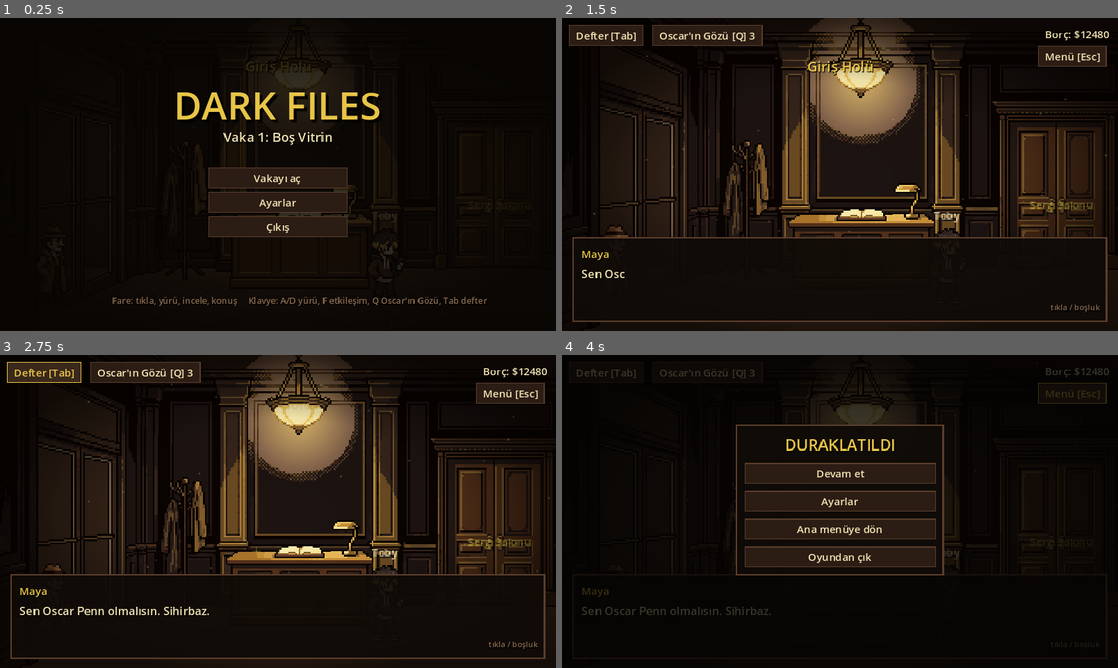
Above: before the commit, frames 1-4 (two rows, left to right).
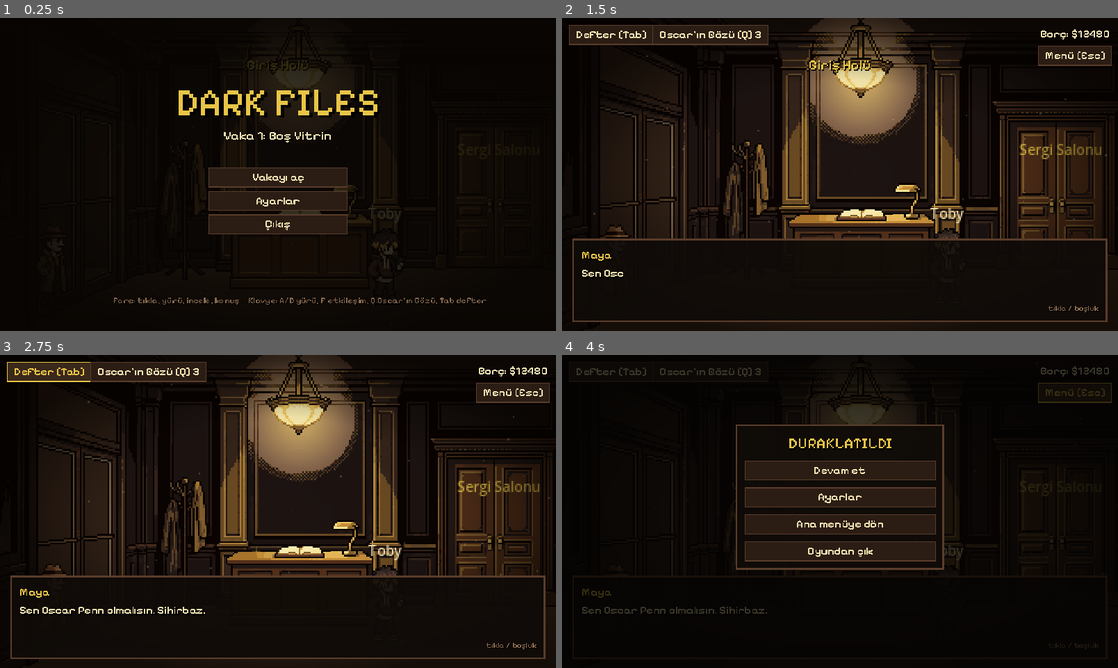
Above: after the commit, the same moments.

Repository: beratakkuloglu/darkfiles
Game: Godot game, scene res://scenes/main.tscn
Two runs of this game, one before a commit and one after it. Both use one fixed random seed, a clock stepped at 60 frames per second and the inputs below.
Inputs (mouse positions are in pixels of both pictures, inside the frame that each line leads up to):
- Up to frame 1 (0.25 s): no input
- Up to frame 2 (1.5 s): click "Vakayı aç" at 0.5 s; tap Enter at 1.25 s; move the mouse to (962, 158) at 1.27 s; hold Right (ui_right) from 1.28 s (still down); tap F at 1.35 s; click (962, 158) at 1.42 s
- Up to frame 3 (2.75 s): tap Space at 1.52 s; release Right (ui_right) at 2 s; click "Defter [Tab]" at 2 s
- Up to frame 4 (4 s): click "Oscar'ın Gözü [Q] 3" at 2.75 s; click "Menü [Esc]" at 3.5 s

The runs differ from the first frame. In frame 1, 4.5% of the frame differs, in the area x 20-91%, y 13-92%; in frame 2, 3.3%; in frame 3, 3.4%; in frame 4, 7.4%, in the area x 2-99%, y 3-94%.

Commit message:
Test geri bildirimi: piksel yazı tipi, kanıt tahtası adı, karakter ölçeği ve yönü
- Arayüz yazı tipi Pixelify Sans (OFL), kalın ve okunur.
- 'Dedüksiyon tahtası' adı 'Kanıt tahtası' oldu.
- Kanıt gösterirken o kişiyle ilgili kanıtlar başta, sarı ve parlıyor.
- Kapı tıklama alanları ve yazıları çizimdeki kapı boyutunda, yazı kapının üstünde.
- Mekan başına char_scale: güvenlik odasında karakterler 2 kat.
- Konuşurken Oscar ve kişi birbirine dönüyor; kişilere yaklaşırken
  dibine girmeden duruluyor, etkileşim alanı daha geniş.
- Otoparkta zemin arabanın önüne alındı (araba üstünden yürüme hatası).
- Fincan ve anahtardaki kapalı beyaz boşluklar temizlendi.

Co-Authored-By: Claude Opus 5.5 <noreply@anthropic.com>
Claude-Session: https://claude.ai/code/session_01P7wvy34492GasLgDgVuAX2

Diff:
--- a/data/case1.json
+++ b/data/case1.json
@@ -29,15 +29,15 @@
   ],
   [
    "",
-   "Tıkla: yürü. Sarı nesneler: incele. Kişiler: konuş. Defter: ipuçları ve dedüksiyon tahtası. Oscar'ın Gözü: gizli ayrıntılar (mekan başına 3 kez)."
+   "Tıkla: yürü. Parlayan noktalar: incele. Kişiler: konuş. Defter: ipuçları ve kanıt tahtası. Oscar'ın Gözü: gizli ayrıntılar (mekan başına 3 kez)."
   ],
   [
    "",
-   "İpuçlarını topladıkça Defter > Dedüksiyon tahtası ile ikişer ikişer bağla. Dört ana sonuç bulunca SUÇLA butonu açılır. Takılırsan defterde 'Maya'ya sor' var."
+   "İpuçlarını topladıkça Defter > Kanıt tahtası ile ikişer ikişer bağla. Dört ana sonuç bulunca SUÇLA butonu açılır. Takılırsan defterde 'Maya'ya sor' var."
   ],
   [
    "",
-   "Klavye: A/D yürü, E etkileşim, Q Oscar'ın Gözü, Tab defter."
+   "Klavye: A/D yürü, F etkileşim, Q Oscar'ın Gözü, Tab defter."
   ]
  ],
  "wrong_quips": [
@@ -114,7 +114,9 @@
      "type": "door",
      "to": "salon",
      "x": 287,
-     "spawn_x": 52
+     "spawn_x": 52,
+     "w": 40,
+     "h": 85
     }
    ],
    "floor_y": 172
@@ -165,7 +167,9 @@
      "type": "door",
      "to": "hol",
      "x": 28,
-     "spawn_x": 265
+     "spawn_x": 265,
+     "w": 24,
+     "h": 105
     },
     {
      "type": "clue",
@@ -210,7 +214,9 @@
      "type": "door",
      "to": "guvenlik",
      "x": 292,
-     "spawn_x": 60
+     "spawn_x": 60,
+     "w": 24,
+     "h": 90
     }
    ],
    "floor_y": 172
@@ -247,7 +253,9 @@
      "type": "door",
      "to": "salon",
      "x": 33,
-     "spawn_x": 270
+     "spawn_x": 270,
+     "w": 40,
+     "h": 137
     },
     {
      "type": "clue",
@@ -284,10 +292,13 @@
      "x": 315,
      "spawn_x": 35,
      "requires_flag": "ofis_acik",
-     "locked_text": "Müdürün ofisi kilitli. Anahtar Gus'ta. Önce onu biraz konuşturmam lazım."
-    }
-   ],
-   "floor_y": 180
+     "locked_text": "Müdürün ofisi kilitli. Anahtar Gus'ta. Önce onu biraz konuşturmam lazım.",
+     "w": 36,
+     "h": 137
+    }
+   ],
+   "floor_y": 180,
+   "char_scale": 2.0
   },
   "ofis": {
    "name": "Müdürün Ofisi",
@@ -335,7 +346,9 @@
      "type": "door",
      "to": "guvenlik",
      "x": 12,
-     "spawn_x": 290
+     "spawn_x": 290,
+     "w": 20,
+     "h": 60
     },
     {
      "type": "clue",
@@ -388,7 +401,9 @@
      "x": 256,
      "spawn_x": 62,
      "requires_flag": "depo_acik",
-     "locked_text": "Bodrum kapısı. Neden ineyim ki? Henüz bir sebebim yok."
+     "locked_text": "Bodrum kapısı. Neden ineyim ki? Henüz bir sebebim yok.",
+     "w": 40,
+     "h": 105
     },
     {
      "type": "door",
@@ -396,7 +411,9 @@
      "x": 320,
      "spawn_x": 86,
      "requires_flag": "otopark_acik",
-     "locked_text": "Otopark. Harold'ın arabası orada ama anahtarı bende değil."
+     "locked_text": "Otopark. Harold'ın arabası orada ama anahtarı bende değil.",
+     "w": 30,
+     "h": 105
     }
    ],
    "floor_y": 172
@@ -433,7 +450,9 @@
      "type": "door",
      "to": "ofis",
      "x": 45,
-     "spawn_x": 250
+     "spawn_x": 250,
+     "w": 34,
+     "h": 100
     },
     {
      "type": "clue",
@@ -510,7 +529,10 @@
      "type": "door",
      "to": "ofis",
      "x": 66,
-     "spawn_x": 300
+     "spawn_x": 300,
+     "w": 28,
+     "h": 50,
+     "y": 28
     },
     {
      "type": "npc",
@@ -523,7 +545,7 @@
      "type": "clue",
      "id": "fatura",
      "x": 200,
-     "y": 17,
+     "y": 43,
      "w": 10,
      "h": 5
     },
@@ -531,13 +553,13 @@
      "type": "clue",
      "id": "kartvizit",
      "x": 248,
-     "y": 12,
+     "y": 38,
      "w": 8,
      "h": 5
     }
    ],
    "rain": true,
-   "floor_y": 140
+   "floor_y": 166
   }
  },
  "clues": {
--- a/scripts/main.gd
+++ b/scripts/main.gd
@@ -32,6 +32,7 @@
 var room_w: float = 320.0
 var floor_y: float = DEFAULT_FLOOR_Y
 var room_h: float = WORLD_H
+var char_scale: float = 1.0   # mekanda "char_scale": yakın çekim mekanlarda karakterleri büyütür
 var flags: Dictionary = {}
 var clues: Dictionary = {}
 var lab_done: Dictionary = {}
@@ -261,9 +262,21 @@
 	layer.add_child(dust)
 
 
+## Piksel yazı tipi (Pixelify Sans, OFL lisanslı, Türkçe karakterli); yoksa Godot'un varsayılanı.
+func _ui_font() -> Font:
+	var p := "res://fonts/PixelifySans-Medium.ttf"
+	if not ResourceLoader.exists(p):
+		return null
+	var f: FontFile = load(p)
+	f.antialiasing = TextServer.FONT_ANTIALIASING_NONE
+	f.hinting = TextServer.HINTING_NONE
+	return f
+
+
 func _make_theme() -> Theme:
 	var th := Theme.new()
-	th.default_font_size = 12
+	th.default_font = _ui_font()
+	th.default_font_size = 13
 
 	var panel := StyleBoxFlat.new()
 	panel.bg_color = Color(0.06, 0.043, 0.03, 0.94)
@@ -459,7 +472,7 @@
 			open_inspect(sel, func(): notebook_info.text = _clue_text(sel)))
 	right.add_child(notebook_inspect_btn)
 	link_button = Button.new()
-	link_button.text = "Dedüksiyon tahtası: iki ipucunu bağla"
+	link_button.text = "Kanıt tahtası: iki ipucunu bağla"
 	link_button.pressed.connect(_start_link)
 	right.add_child(link_button)
 	accuse_button = Button.new()
@@ -645,6 +658,10 @@
 	var r: Dictionary = data["rooms"][id]
 	room_w = float(r["width"])
 	floor_y = float(r.get("floor_y", DEFAULT_FLOOR_Y))
+	char_scale = float(r.get("char_scale", 1.0))
+	if player_sprite:
+		player_sprite.pivot_offset = Vector2(player_sprite.size.x / 2.0, player_sprite.size.y)
+		player_sprite.scale = Vector2(char_scale, char_scale)
 	var bg_tex := _art("rooms/" + id)
 	room_h = WORLD_H
 	if bg_tex:
@@ -725,8 +742,8 @@
 			label_text = str(data["dialogues"][o["dialogue"]]["name"])
 		"door":
 			art_key = str(o.get("art", "door"))
-			w = 24.0
-			h = 54.0
+			w = float(o.get("w", 24))
+			h = float(o.get("h", 54))
 			col = C_DARK
 			label_text = str(data["rooms"][o["to"]]["name"])
 	var tex := _art(art_key)
@@ -751,6 +768,9 @@
 				_child_rect(n, Vector2(-2, 0), Vector2(2, h), C_BROWN)
 				_child_rect(n, Vector2(w, 0), Vector2(2, h), C_BROWN)
 				_child_rect(n, Vector2(w - 6, h / 2.0), Vector2(2, 2), C_YELLOW)
+	if t == "npc":
+		n.pivot_offset = Vector2(w / 2.0, h)
+		n.scale = Vector2(char_scale, char_scale)
 	if t == "npc" and not frames.is_empty():
 		npc_anims.append({"node": n, "frames": frames, "phase": randf() * 2.0})
 	if t == "clue":
@@ -779,10 +799,13 @@
 	if label_text != "":
 		var lb := Label.new()
 		lb.text = label_text
-		lb.position = Vector2(-40, -9)
-		lb.size = Vector2(w + 80, 8)
+		lb.position = Vector2(-40, -11)
+		lb.size = Vector2(w + 80, 10)
 		lb.horizontal_alignment = HORIZONTAL_ALIGNMENT_CENTER
-		lb.add_theme_font_size_override("font_size", 6)
+		lb.add_theme_font_size_override("font_size", 8)
+		if t == "npc":
+			lb.scale = Vector2(1.0 / char_scale, 1.0 / char_scale)
+			lb.pivot_offset = Vector2(lb.size.x / 2.0, lb.size.y)
 		lb.add_theme_color_override("font_color", C_YELLOW if t == "door" else C_PALE)
 		lb.add_theme_constant_override("shadow_offset_x", 0)
 		lb.add_theme_constant_override("shadow_offset_y", 0)
@@ -822,9 +845,17 @@
 		var n: Control = e["node"]
 		if not n.visible:
 			continue
-		if Rect2(n.position, n.size).grow(4).has_point(pos):
+		if _obj_rect(e).has_point(pos):
 			return e["data"]
 	return {}
+
+
+## Tıklama alanı: ölçek hesaba katılır, kişilerin alanı daha geniştir.
+func _obj_rect(e: Dictionary) -> Rect2:
+	var n: Control = e["node"]
+	var sz := n.size * n.scale
+	var r := Rect2(n.position + n.pivot_offset - n.pivot_offset * n.scale, sz)
+	return r.grow(10.0 if str(e["data"]["type"]) == "npc" else 4.0)
 
 
 func _hover_text(o: Dictionary) -> String:
@@ -934,7 +965,7 @@
 		var pos := get_global_mouse_position()
 		var o := _object_at(pos)
 		if not o.is_empty():
-			walk_to(float(o["x"]), _interact.bind(o))
+			walk_to(_approach_x(o), _interact.bind(o))
 		else:
 			walk_to(pos.x, Callable())
 
@@ -965,6 +996,17 @@
 		player_sprite.flip_h = (dir > 0.0) != PLAYER_ART_FACES_RIGHT
 
 
+## Kişilerin dibine girmeden, durduğumuz taraftan biraz uzakta dur.
+func _approach_x(o: Dictionary) -> float:
+	var x := float(o["x"])
+	if str(o["type"]) != "npc":
+		return x
+	var gap := 26.0 * char_scale
+	if absf(player.position.x - x) <= gap:
+		return player.position.x
+	return x + (gap if player.position.x > x else -gap)
+
+
 func walk_to(x: float, cb: Callable) -> void:
 	target_x = clampf(x, 8.0, room_w - 8.0)
 	pending_action = cb
@@ -979,11 +1021,24 @@
 			continue
 		var o: Dictionary = e["data"]
 		var d := absf(float(o["x"]) - player.position.x)
+		if str(o["type"]) == "npc":
+			d -= 16.0 * char_scale   # kişilerle biraz uzaktan da konuşulabilir
 		if d < best_d:
 			best_d = d
 			best = o
 	if not best.is_empty():
 		_interact(best)
+
+
+## Konuşurken Oscar kişiye, kişi Oscar'a döner (çizimler sağa bakıyor varsayılır;
+## sola bakan bir çizim için JSON'da "faces": "left").
+func _face_each_other(o: Dictionary) -> void:
+	var dx := float(o["x"]) - player.position.x
+	_face(dx)
+	for e in room_objects:
+		if e["data"] == o and e["node"] is TextureRect:
+			var faces_right := str(o.get("faces", "right")) == "right"
+			(e["node"] as TextureRect).flip_h = (dx > 0.0) == faces_right
 
 
 func _interact(o: Dictionary) -> void:
@@ -996,6 +1051,7 @@
 			else:
 				go_room(str(o["to"]), float(o["spawn_x"]))
 		"npc":
+			_face_each_other(o)
 			start_dialogue(str(o["dialogue"]))
 
 
@@ -1054,7 +1110,7 @@
 	for d in _ready_pairs():
 		if not hinted.has(d["id"]):
 			hinted[d["id"]] = true
-			lines.append(["Oscar", "Dur bir dakika... Defterimdeki iki ipucu birbirine bağlanıyor. Dedüksiyon tahtasına bakmalıyım. [Tab]"])
+			lines.append(["Oscar", "Dur bir dakika... Defterimdeki iki ipucu birbirine bağlanıyor. Kanıt tahtasına bakmalıyım. [Tab]"])
 			return
 
 
@@ -1070,7 +1126,7 @@
 		pick = ready_list[0]
 	if not pick.is_empty():
 		var p: Array = pick["pair"]
-		return "Maya: '" + str(data["clues"][p[0]]["name"]) + "' ve '" + str(data["clues"][p[1]]["name"]) + "'. Bu ikisini dedüksiyon tahtasında bağla."
+		return "Maya: '" + str(data["clues"][p[0]]["name"]) + "' ve '" + str(data["clues"][p[1]]["name"]) + "'. Bu ikisini kanıt tahtasında bağla."
 	if _final_ready():
 		return "Maya: Yeterince kanıtın var. Üstteki SUÇLA butonuna bas."
 	if not pending_lab.is_empty():
@@ -1299,7 +1355,7 @@
 		"show":
 			notebook_title.text = "KANIT GÖSTER"
 		"link":
-			notebook_title.text = "DEDÜKSİYON TAHTASI"
+			notebook_title.text = "KANIT TAHTASI"
 		_:
 			notebook_title.text = "DEFTER  (" + str(clues.size()) + " ipucu)"
 	if clues.is_empty():
@@ -1308,9 +1364,21 @@
 		empty.autowrap_mode = TextServer.AUTOWRAP_WORD_SMART
 		empty.custom_minimum_size = Vector2(250, 0)
 		notebook_list.add_child(empty)
-	for id in clues.keys():
+	var shows: Dictionary = {}
+	if select_mode == "show" and current_npc != "":
+		shows = data["dialogues"][current_npc].get("show", {})
+	var ids: Array = clues.keys()
+	if not shows.is_empty():
+		# Bu kişiye gösterilebilecek kanıtlar önce ve parlak.
+		var rel: Array = ids.filter(func(i): return shows.has(i))
+		var rest: Array = ids.filter(func(i): return not shows.has(i))
+		ids = rel + rest
+	for id in ids:
 		var b := Button.new()
 		var nm := str(data["clues"][id]["name"])
+		if shows.has(id):
+			nm = "* " + nm
+			b.add_theme_color_override("font_color", C_YELLOW)
 		if id == link_first:
 			nm = "> " + nm
 			b.add_theme_color_override("font_color", C_YELLOW)
@@ -1318,6 +1386,10 @@
 		b.alignment = HORIZONTAL_ALIGNMENT_LEFT
 		b.pressed.connect(_on_clue_pressed.bind(str(id)))
 		notebook_list.add_child(b)
+		if shows.has(id):
+			var gt := b.create_tween().set_loops()
+			gt.tween_property(b, "modulate", Color(1.3, 1.2, 0.8), 0.5)
+			gt.tween_property(b, "modulate", Color(1, 1, 1), 0.5)
 	if not deductions.is_empty():
 		var sep := Label.new()
 		sep.text = "SONUÇLAR"
Binary file changed: art/items/anahtar.png
Binary file changed: art/items/anahtar_back.png
Binary file changed: art/items/fincan.png
Binary file changed: art/items/fincan_back.png
Binary file added: fonts/PixelifySans-Medium.ttf
